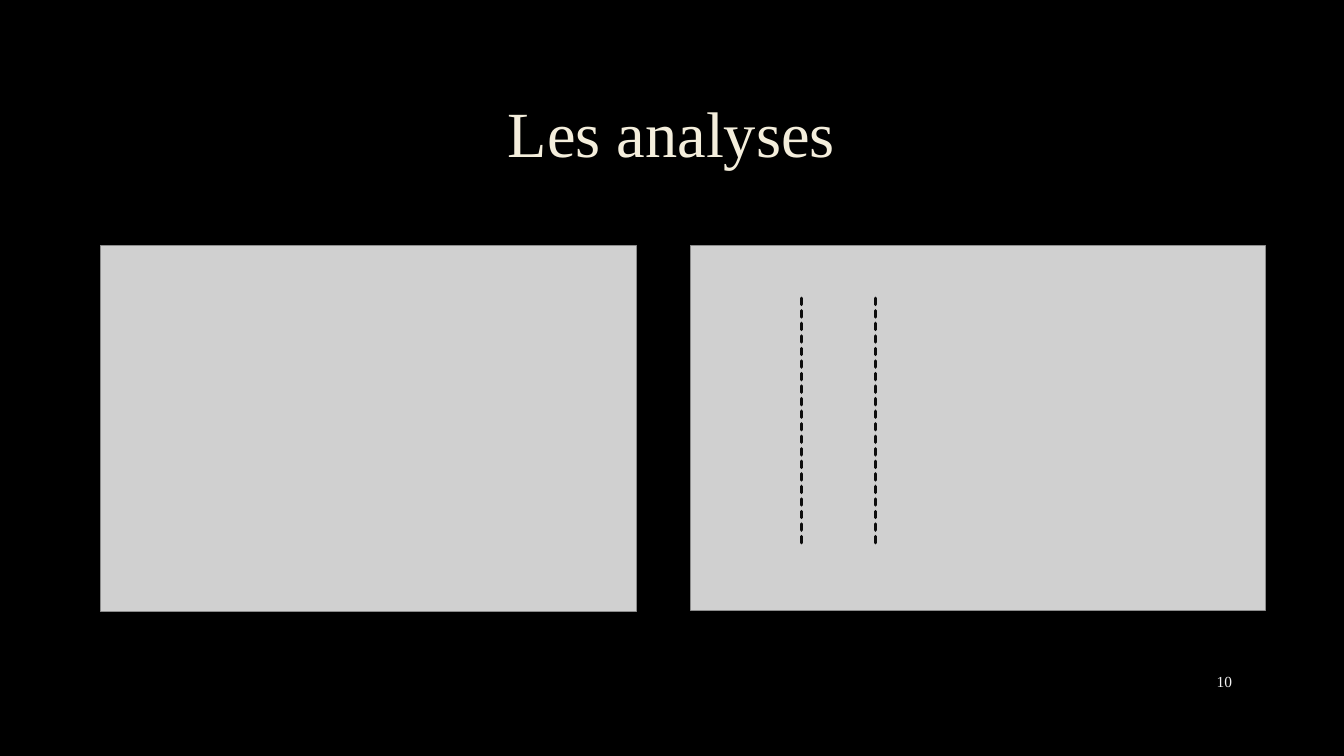
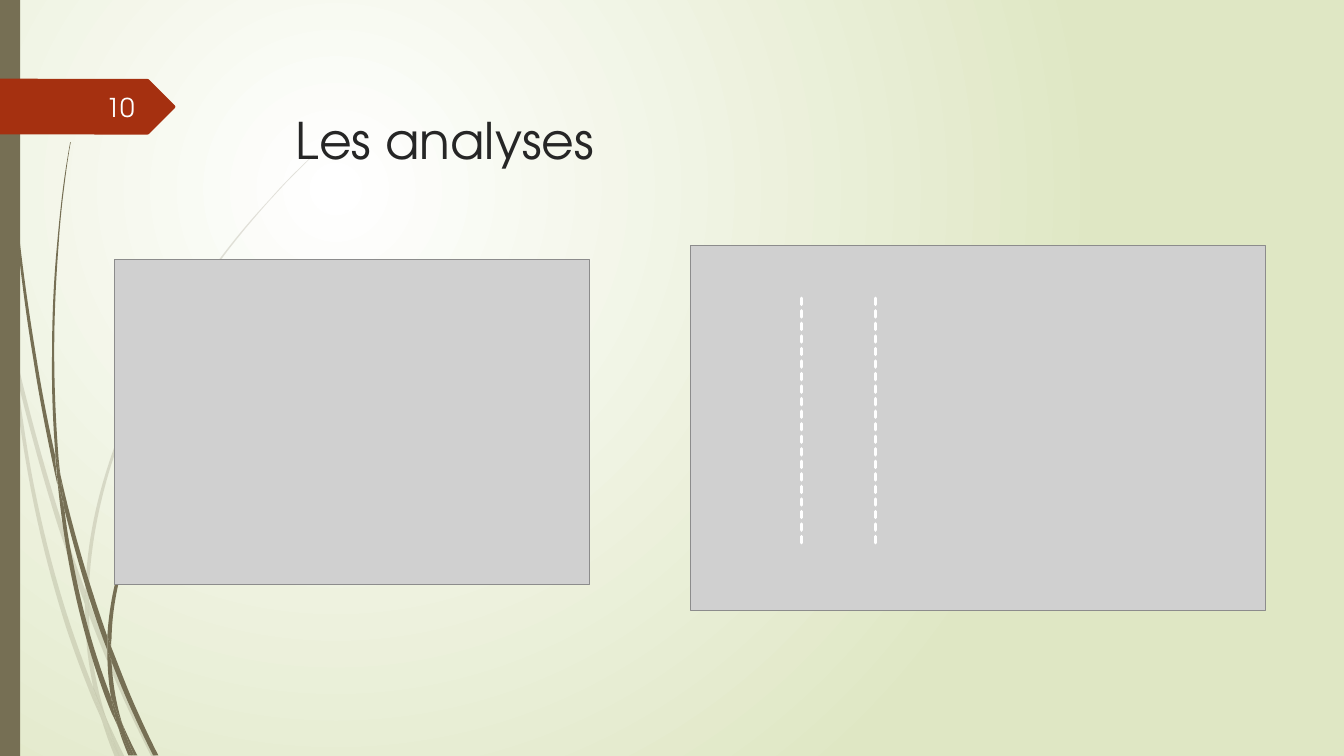
Before and after one commit to Grismonde/Maraton-du-web, a slide deck: slide 10 of Groupe 5.pptx. Drawn at 1344x756 pixels with LibreOffice and Linux fonts; fonts in the diff are those of the drawing; grey boxes stand for pictures; background and template pictures are left out. Boxes give left, top, right and bottom in pixels: in the first picture for what was removed or moved away, otherwise in the second. Text is boxed around its words. In the diff, an @@ line names an element or a change of style, - is before the commit and + after.

```diff
--- a/Groupe 5.pptx
+++ b/Groupe 5.pptx
@@ background picture (left out) to gradient #FFFFFF to #DFE8C4 @@
@@ rectangle added at <box>0,0,20,756</box>, fill #766F54 @@
@@ freeform shape added at <box>0,79,175,134</box>, fill #A53010 @@
@@ page number: place and size @@
-page number at <box>1217,676,1232,687</box>
+page number at <box>106,97,135,118</box>
@@ page number at <box>106,97,135,118</box>: size 11 to 18.5 pt, font Times New Roman to TeX Gyre Adventor, text colour #F2F2F2 to #FEFFFF @@
@@ title "Les analyses": place and size @@
-title "Les analyses" at <box>508,112,835,169</box>
+title "Les analyses" at <box>296,121,593,169</box>
@@ title "Les analyses" at <box>296,121,593,169</box>: size 46 to 36 pt, font Times New Roman to TeX Gyre Adventor, text colour #F4EEDC to #262626, letter outline #404040 0.75 pt to none; alignment centre to left; line spacing 0.9 to 1 @@
@@ picture: place and size @@
-picture at <box>101,245,636,612</box>
+picture at <box>114,259,590,585</box>
@@ line (802, 298) - (802, 546): stroke #0D0D0D 2.25 pt dashed to #FFFFFF 2.25 pt dashed @@
@@ line (876, 298) - (876, 546): stroke #0D0D0D 2.25 pt dashed to #FFFFFF 2.25 pt dashed @@
@@ group added at <box>0,154,315,756</box>: 10 freeform shapes @@
@@ group added at <box>3,0,262,756</box>: 12 freeform shapes @@
```
Also in this commit, not shown: 16 other slides changed, 1 slide added, 1 slide removed.
